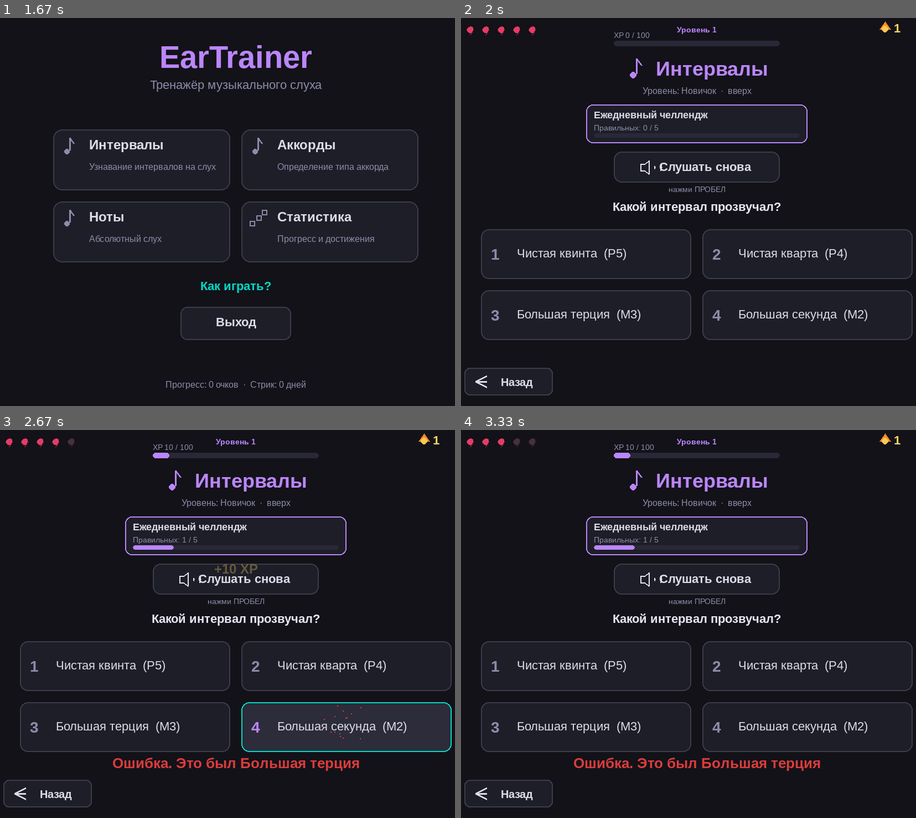
Above: before the commit, frames 1-4 (two rows, left to right).
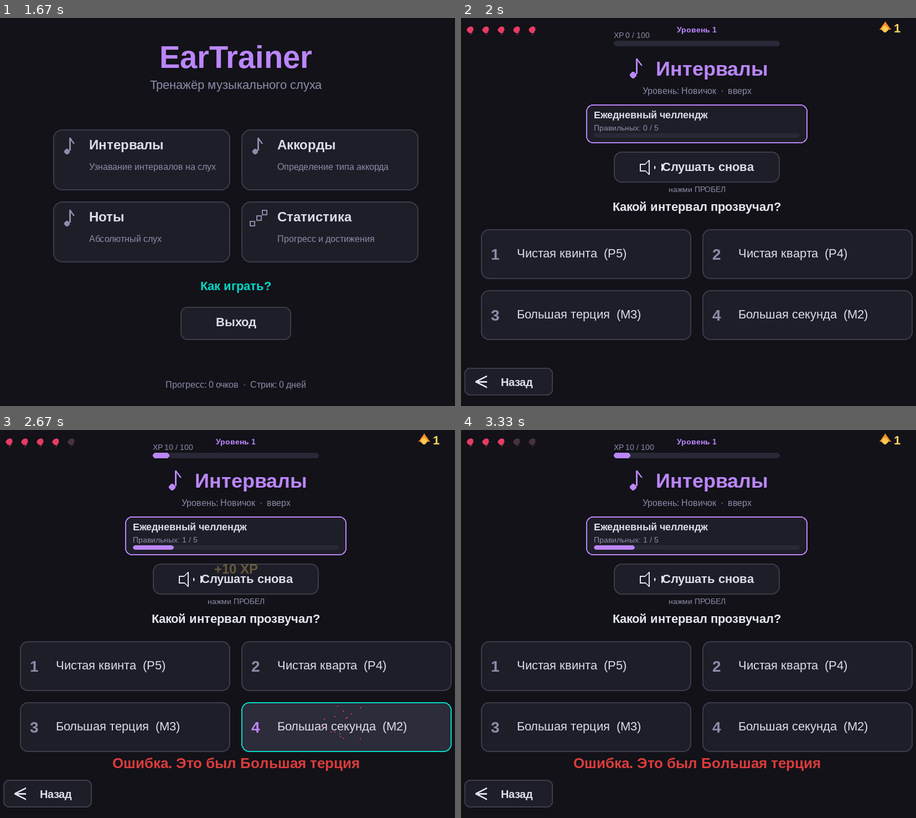
Above: after the commit, the same moments.

Repository: Folombas/PyGame2026
Game: pygame game, started from EarTrainer/main.py
Same seed, same stepped clock (60 frames per second), same inputs: the game is played once before the commit and once after it.
Inputs (mouse positions are in pixels of both pictures, inside the frame that each line leads up to):
- Up to frame 1 (1.67 s): press the mouse at (236, 285) at 0.37 s; move the mouse to (291, 184) at 0.47 s; release the mouse at (345, 83) at 0.6 s; press the mouse at (236, 347) at 0.7 s; move the mouse to (150, 231) at 0.8 s; release the mouse at (68, 111) at 0.93 s; press the mouse at (236, 347) at 1.03 s; move the mouse to (268, 270) at 1.13 s; release the mouse at (295, 192) at 1.27 s; press the mouse at (236, 347) at 1.37 s; move the mouse to (182, 343) at 1.47 s; release the mouse at (127, 336) at 1.6 s
- Up to frame 2 (2 s): press the mouse at (602, 161) at 1.7 s; move the mouse to (556, 177) at 1.8 s; release the mouse at (511, 196) at 1.93 s
- Up to frame 3 (2.67 s): click "3" at 2.05 s; press the mouse at (345, 728) at 2.37 s; move the mouse to (309, 721) at 2.47 s; release the mouse at (277, 717) at 2.6 s
- Up to frame 4 (3.33 s): click (583, 658) at 2.72 s; click (624, 534) at 3.05 s

Frame 1 is identical in both runs. In frame 2, 0.3% of the frame differs, in the area x 39-65%, y 36-41%; in frame 3, 0.3%; in frame 4, 0.3%.

Commit message:
fix(interval): center speaker icon + text as single unit (no overlap)

Diff:
--- a/EarTrainer/screen_interval.py
+++ b/EarTrainer/screen_interval.py
@@ -193,10 +193,19 @@
         pygame.draw.rect(surf, rb, self.replay_rect, border_radius=14)
         b = theme.MD_PRIMARY if self.hover_replay else (60, 60, 75)
         pygame.draw.rect(surf, b, self.replay_rect, 2, border_radius=14)
-        icons.draw_speaker(surf, self.replay_rect.centerx - 90, self.replay_rect.centery, 24, theme.MD_ON_BG)
+        # Иконка + текст центрируем как единый блок
         f3 = theme.font(22, bold=True)
         txt = f3.render("Слушать снова", True, theme.MD_ON_BG if self.hover_replay else theme.MD_ON_SURFACE)
-        surf.blit(txt, txt.get_rect(center=(self.replay_rect.centerx + 15, self.replay_rect.centery)))
+        icon_size = 26
+        gap = 14
+        total_w = icon_size + gap + txt.get_width()
+        start_x = self.replay_rect.centerx - total_w // 2
+        # Иконка
+        icons.draw_speaker(surf, start_x + icon_size // 2,
+                           self.replay_rect.centery, icon_size, theme.MD_ON_BG)
+        # Текст
+        surf.blit(txt, (start_x + icon_size + gap,
+                        self.replay_rect.centery - txt.get_height() // 2))
         ui.draw_text_centered(surf, "нажми ПРОБЕЛ", self.replay_rect.bottom + 12, 14, theme.MD_MUTED)
 
         # ─── Вопрос ───
